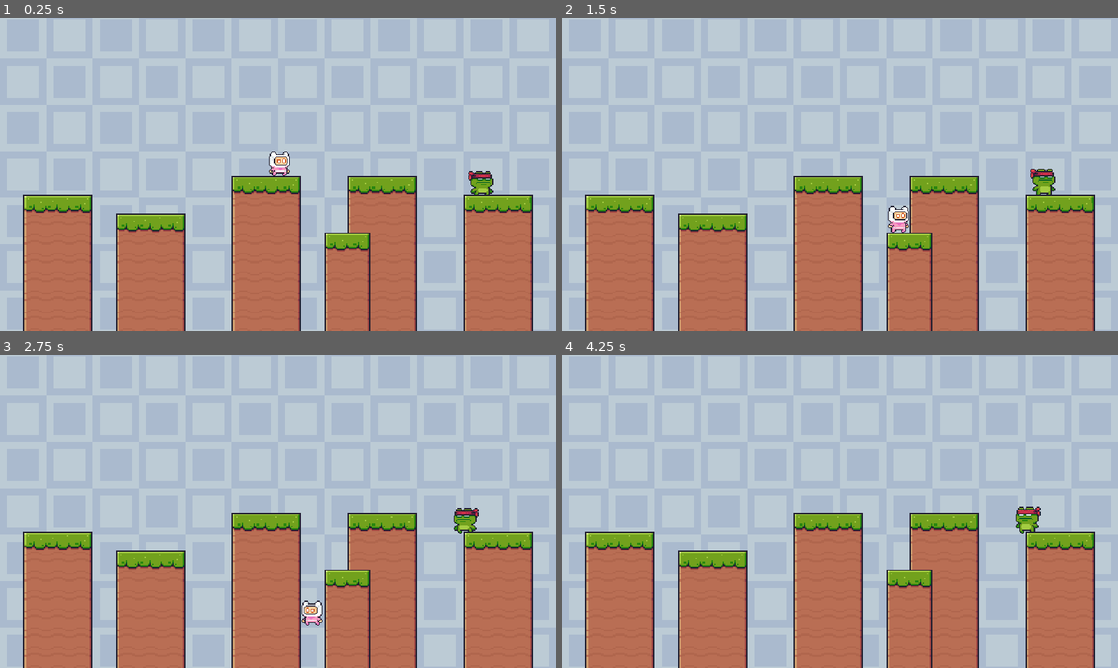
Above: before the commit, frames 1-4 (two rows, left to right).
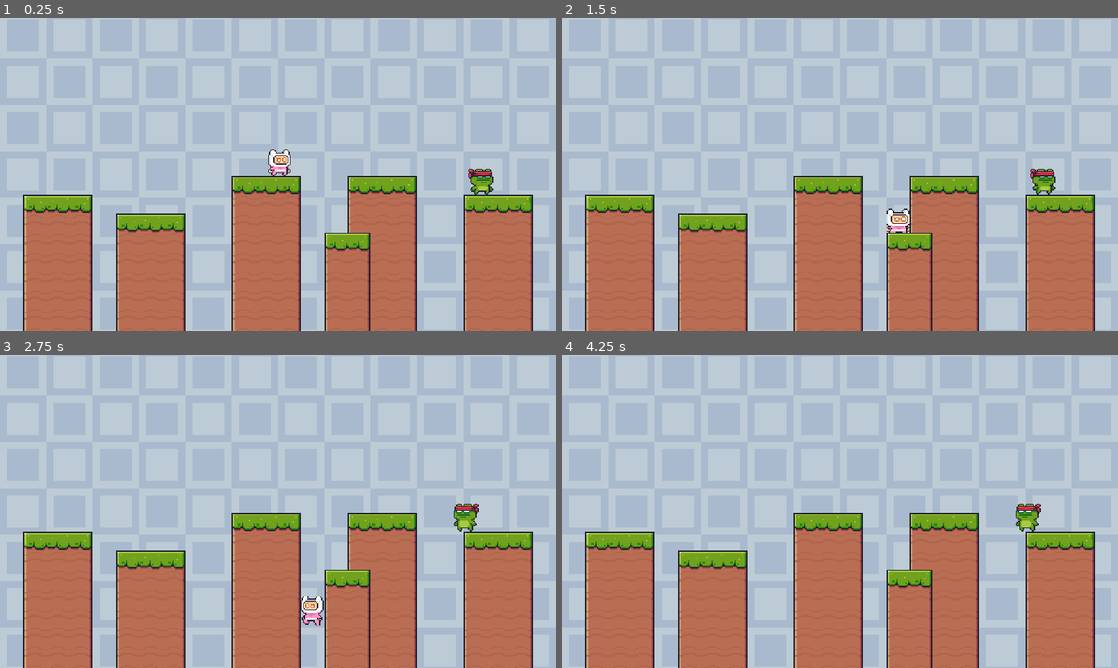
Above: after the commit, the same moments.

Repository: victorDigital/DDU2
Game: Godot game, scene res://Scenes/game.tscn
The game is run twice, just before and just after one commit, with the same random seed, the same clock (stepped at 60 frames per second) and the same inputs.
Inputs:
- Up to frame 1 (0.25 s): no input
- Up to frame 2 (1.5 s): hold D (player1_right) from 0.53 s (still down); tap Left (player2_left) at 0.6 s; tap W (player1_jump) at 0.77 s; tap Right (player2_right) at 1.35 s
- Up to frame 3 (2.75 s): tap W (player1_jump) at 1.52 s; release D (player1_right) at 2.03 s; hold A (player1_left) from 2.03 s (still down); tap Left (player2_left) at 2.1 s
- Up to frame 4 (4.25 s): release A (player1_left) at 2.78 s; hold D (player1_right) from 2.78 s (still down); tap Right (player2_right) at 2.85 s; tap W (player1_jump) at 3.02, 3.77 s; tap Left (player2_left) at 3.6 s

The runs differ from the first frame. In frame 1, 0.4% of the frame differs, in the area x 48-89%, y 42-57%; in frame 2, 0.4%; in frame 3, 0.6%, in the area x 54-87%, y 47-87%; in frame 4, 0.3%.

Commit message:
Idle, Jump, Run, Fall Animations

Diff:
--- a/Scenes/player_1.tscn
+++ b/Scenes/player_1.tscn
@@ -114,7 +114,7 @@
 }],
 "loop": true,
 "name": &"fall",
-"speed": 5.0
+"speed": 10.0
 }, {
 "frames": [{
 "duration": 1.0,
@@ -152,7 +152,7 @@
 }],
 "loop": true,
 "name": &"idle",
-"speed": 5.0
+"speed": 10.0
 }, {
 "frames": [{
 "duration": 1.0,
@@ -160,7 +160,7 @@
 }],
 "loop": true,
 "name": &"jump",
-"speed": 5.0
+"speed": 10.0
 }, {
 "frames": [{
 "duration": 1.0,
@@ -205,16 +205,16 @@
 }]
 
 [sub_resource type="RectangleShape2D" id="RectangleShape2D_uwe54"]
-size = Vector2(10, 12)
+size = Vector2(10, 12.5)
 
 [node name="player_1" type="CharacterBody2D"]
 
 [node name="AnimatedSprite2D" type="AnimatedSprite2D" parent="."]
-position = Vector2(-1.19209e-07, 0)
-scale = Vector2(0.465368, 0.463914)
+scale = Vector2(0.5, 0.499)
 sprite_frames = SubResource("SpriteFrames_sqww5")
-animation = &"fall"
+animation = &"idle"
 autoplay = "idle"
 
 [node name="CollisionShape2D" type="CollisionShape2D" parent="."]
+position = Vector2(0, 0.25)
 shape = SubResource("RectangleShape2D_uwe54")
--- a/Scenes/player_2.tscn
+++ b/Scenes/player_2.tscn
@@ -110,7 +110,7 @@
 }],
 "loop": true,
 "name": &"fall",
-"speed": 5.0
+"speed": 10.0
 }, {
 "frames": [{
 "duration": 1.0,
@@ -148,7 +148,7 @@
 }],
 "loop": true,
 "name": &"idle",
-"speed": 5.0
+"speed": 10.0
 }, {
 "frames": [{
 "duration": 1.0,
@@ -156,7 +156,7 @@
 }],
 "loop": true,
 "name": &"jump",
-"speed": 5.0
+"speed": 10.0
 }, {
 "frames": [{
 "duration": 1.0,
@@ -201,18 +201,17 @@
 }]
 
 [sub_resource type="RectangleShape2D" id="RectangleShape2D_uwe54"]
-size = Vector2(11, 12)
+size = Vector2(11.5, 13)
 
 [node name="player_2" type="CharacterBody2D"]
 
 [node name="AnimatedSprite2D" type="AnimatedSprite2D" parent="."]
-position = Vector2(-4.76837e-07, -1.90735e-06)
-scale = Vector2(0.498024, 0.496467)
+position = Vector2(-1.00974e-28, -3.55271e-15)
+scale = Vector2(0.5, 0.498)
 sprite_frames = SubResource("SpriteFrames_sqww5")
-animation = &"run"
+animation = &"idle"
 autoplay = "idle"
-frame_progress = 0.335004
 
 [node name="CollisionShape2D" type="CollisionShape2D" parent="."]
-position = Vector2(0, 1)
+position = Vector2(0.25, 1.5)
 shape = SubResource("RectangleShape2D_uwe54")
--- a/Scripts/player_1.gd
+++ b/Scripts/player_1.gd
@@ -1,14 +1,16 @@
 extends CharacterBody2D
-
 
 const SPEED = 150.0
 const JUMP_VELOCITY = -400.0
 
+@onready var animated_sprite = $AnimatedSprite2D
 
 func _physics_process(delta: float) -> void:
 	# Add the gravity.
+
 	if not is_on_floor():
 		velocity += get_gravity() * delta*1.5
+
 	# Handle jump.
 	if Input.is_action_just_pressed("player1_jump") and is_on_floor():
 		velocity.y = JUMP_VELOCITY
@@ -25,4 +27,16 @@
 	if velocity.x > 0:
 		$AnimatedSprite2D.flip_h = false
 
+	if is_on_floor():
+		if direction == 0:
+			animated_sprite.play("idle")
+		else:
+			animated_sprite.play("run")
+	else:
+		if velocity.y < 0:
+			animated_sprite.play("fall")
+		else:
+			animated_sprite.play("jump")
+
+
 	move_and_slide()
--- a/Scripts/player_2.gd
+++ b/Scripts/player_2.gd
@@ -4,6 +4,7 @@
 const SPEED = 150.0
 const JUMP_VELOCITY = -400.0
 
+@onready var animated_sprite = $AnimatedSprite2D
 
 func _physics_process(delta: float) -> void:
 	# Add the gravity.
@@ -26,4 +27,15 @@
 	if velocity.x > 0:
 		$AnimatedSprite2D.flip_h = false
 
+	if is_on_floor():
+		if direction == 0:
+			animated_sprite.play("idle")
+		else:
+			animated_sprite.play("run")
+	else:
+		if velocity.y < 0:
+			animated_sprite.play("fall")
+		else:
+			animated_sprite.play("jump")
+
 	move_and_slide()
